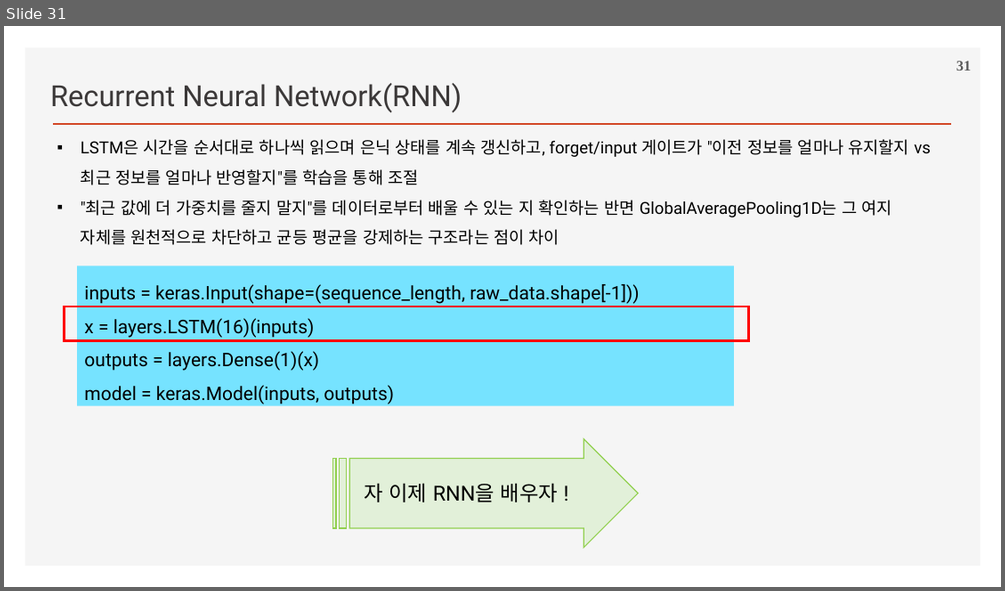
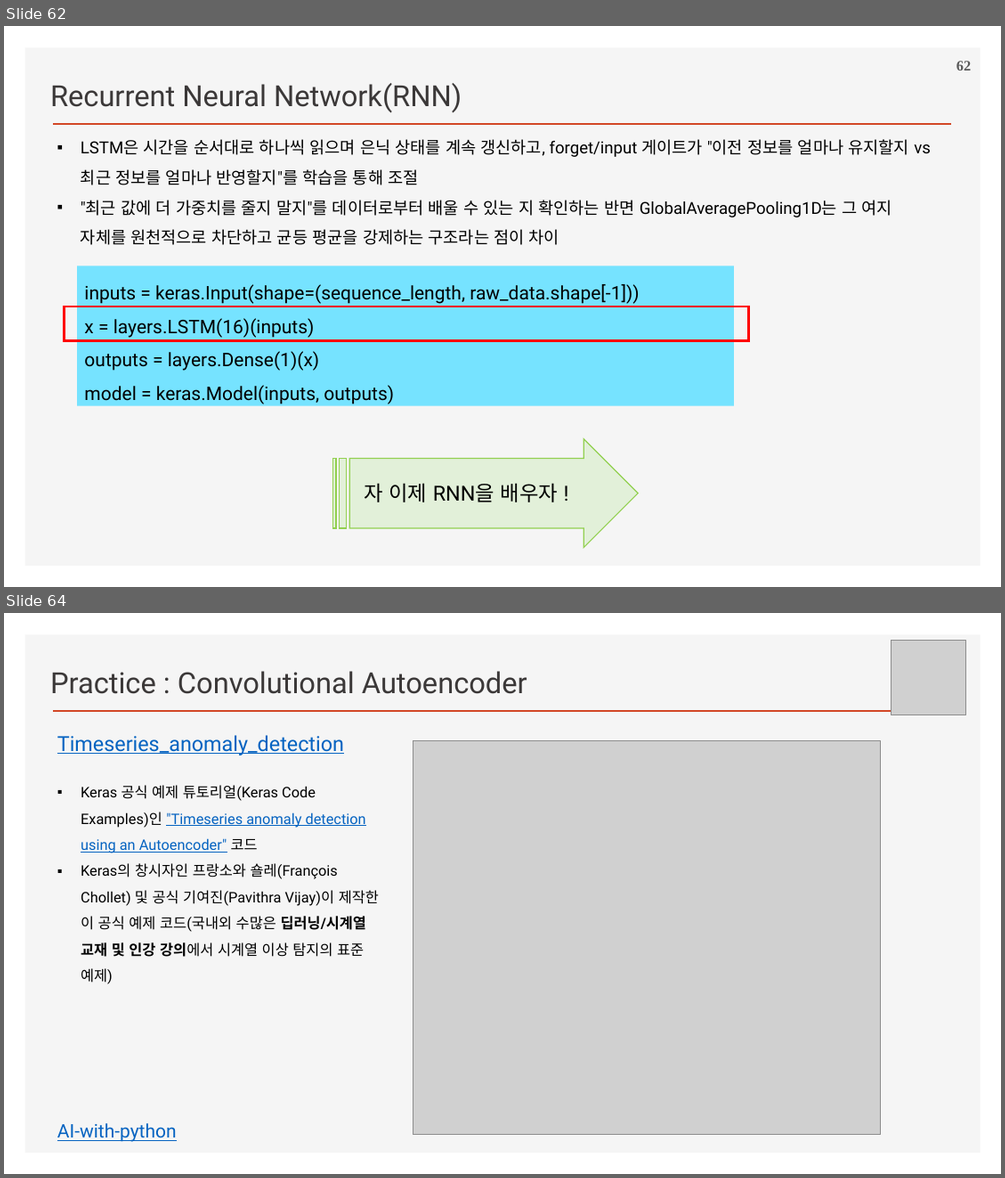
Before and after one commit to ancestor9/2026_Fall_Deep-Learning-with-Python, a slide deck: Chapter 13 Timeseries forecasting.pptx. Shown one above the other, each under a label of ours: slide 31 before the commit, slides 62 and 64 after it; the slides between them are not shown. The pictures are 1005x591 and 1005x1178 pixels, drawn with LibreOffice and Linux fonts; fonts in the diff are those of the drawing; grey boxes stand for pictures; background and template pictures are left out. Boxes give left, top, right and bottom in pixels: in the first picture for what was removed or moved away, otherwise in the second. Text is boxed around its words. In the diff, an @@ line names an element or a change of style, - is before the commit and + after.

```diff
--- a/Chapter 13 Timeseries forecasting.pptx
+++ b/Chapter 13 Timeseries forecasting.pptx
@@ slide 64 added at bbox=[4, 613, 1001, 1174], background #FFFFFF; not listed: 2 template elements that a slide beside it also shows @@
@@ picture added at bbox=[890, 641, 966, 715] @@
@@ text added at bbox=[50, 671, 527, 694], 28 pt, text #3B3838 @@
+Practice : Convolutional Autoencoder
@@ text added at bbox=[57, 735, 344, 755], 20 pt, text #0563C1, underline @@
+Timeseries_anomaly_detection
@@ picture added at bbox=[413, 741, 880, 1135] @@
@@ text added at bbox=[81, 785, 379, 984], 14 pt, text #000000 @@
+▪ Keras 공식 예제 튜토리얼(Keras Code Examples)인 "Timeseries anomaly detection using an Autoencoder" 코드
+▪ Keras의 창시자인 프랑소와 숄레(François Chollet) 및 공식 기여진(Pavithra Vijay)이 제작한 이 공식 예제 코드(국내외 수많은 딥러닝/시계열 교재 및 인강 강의에서 시계열 이상 탐지의 표준 예제)
@@ text added at bbox=[57, 1123, 177, 1142], 18 pt, text #0563C1, underline @@
+AI-with-python
@@ what was slide 31 is now slide 62 @@
@@ page number at bbox=[956, 61, 971, 70]: text changed @@
-31
+62
```
Also in this commit, not shown: 4 slides changed, 5 other slides added.
